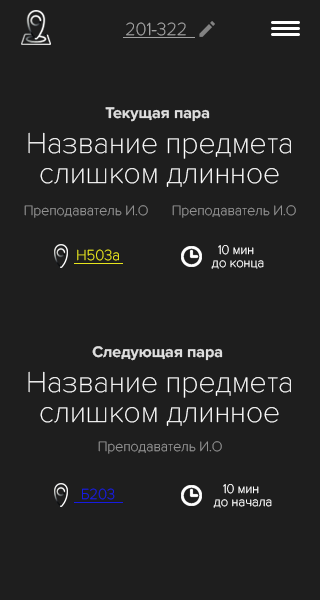
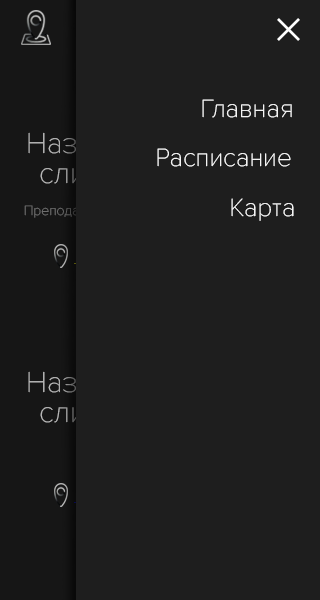
Two versions of the same layered image (320x600). Layer-by-layer changes:
showed group "состав меню" (5 layers) over [157, 18, 300, 221]
showed group "меню" (3 layers) over [0, 0, 300, 600]
painted on "Слой 14" over [76, 18, 300, 508]
